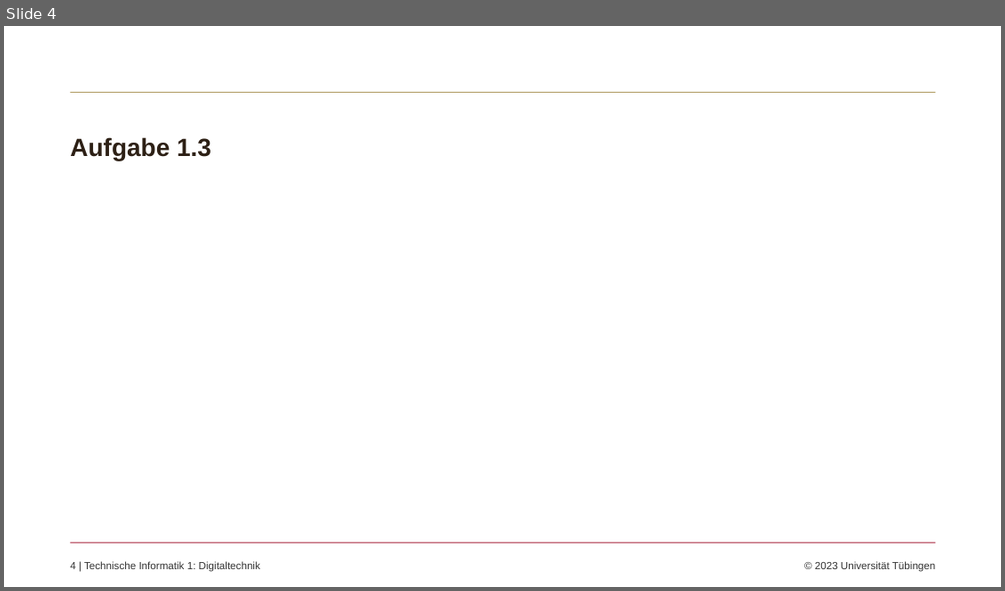
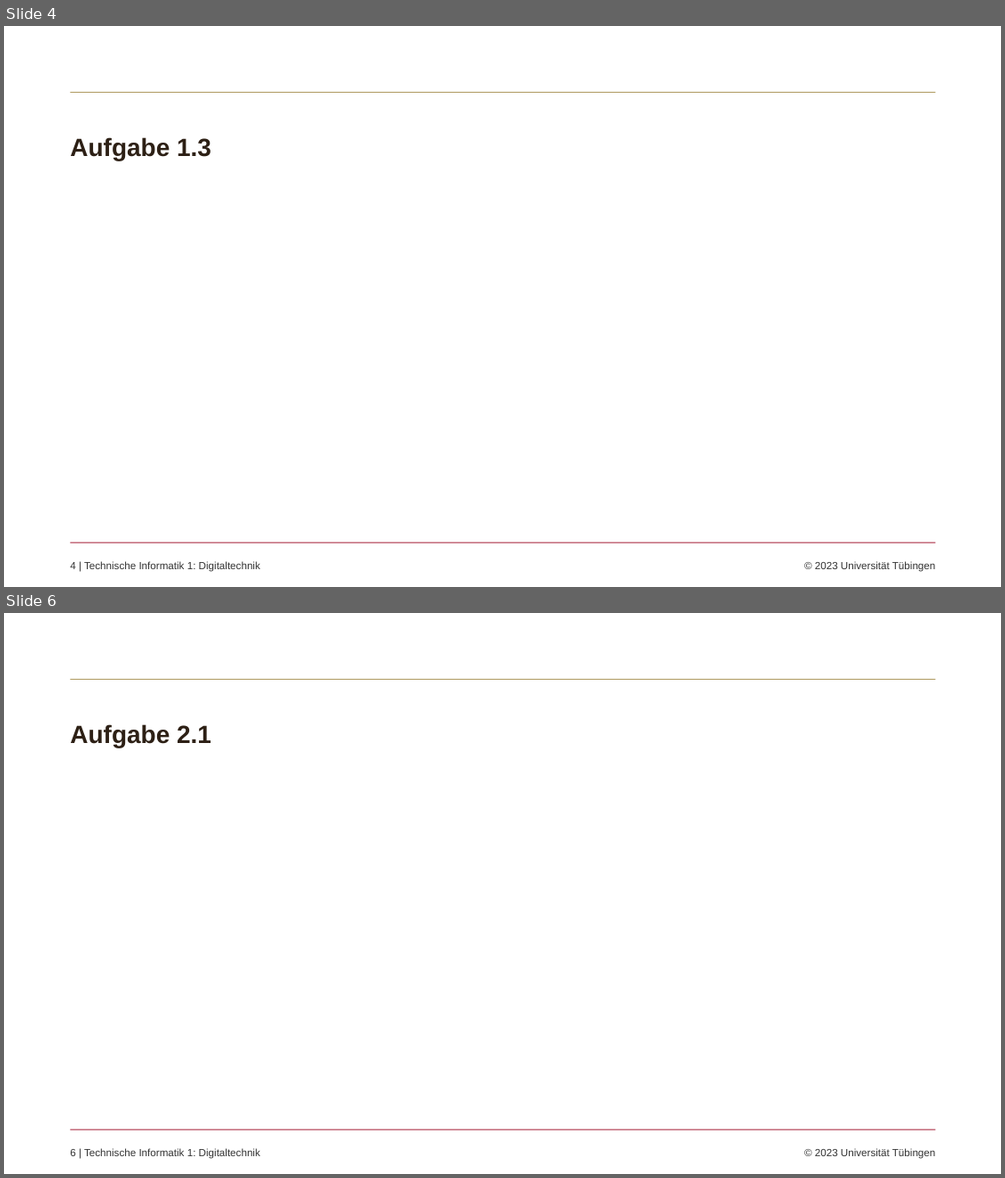
Before and after one commit to koennixer/Probeklausur, a slide deck: Probeklausur.pptx. Shown one above the other, each under a label of ours: slide 4 before the commit, slides 4 and 6 after it; the slides between them are not shown. The pictures are 1005x591 and 1005x1178 pixels, drawn with LibreOffice and Linux fonts; fonts in the diff are those of the drawing; grey boxes stand for pictures; background and template pictures are left out. Boxes give left, top, right and bottom in pixels: in the first picture for what was removed or moved away, otherwise in the second. Text is boxed around its words. In the diff, an @@ line names an element or a change of style, - is before the commit and + after.

Commit message:
Aufgabe 2.1 angefangen
nur die erste

```diff
--- a/Probeklausur.pptx
+++ b/Probeklausur.pptx
@@ slide 6 added at bbox=[4, 613, 1001, 1174], background #FFFFFF; not listed: 3 template elements that a slide beside it also shows @@
@@ title added at bbox=[70, 724, 211, 747], 24 pt, text #2D2015, bold @@
+Aufgabe 2.1
```
Also in this commit, not shown: 1 other slide added.
